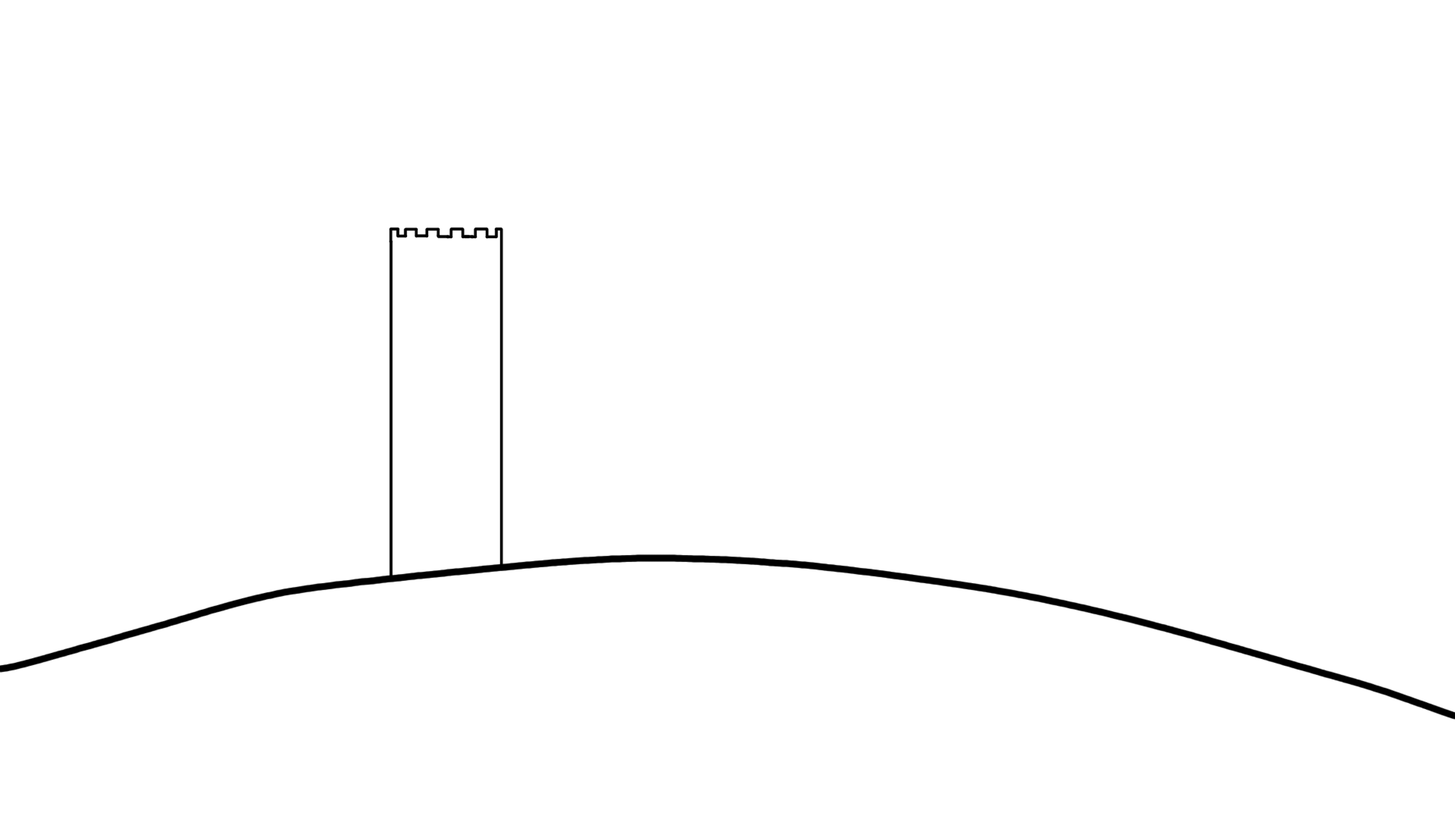
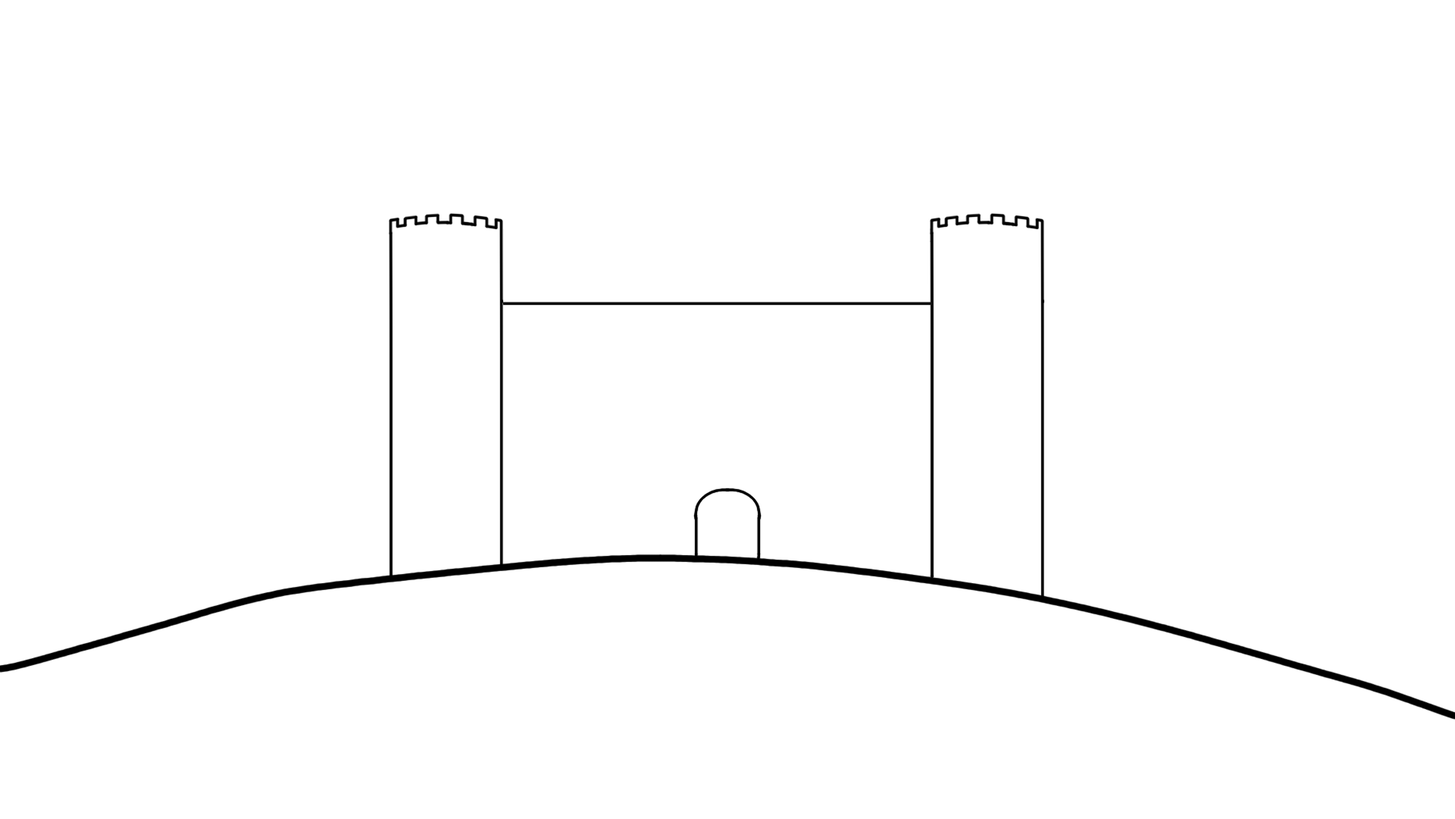
Layered file, before and after one edit (w=1455, h=819). Changes by layer:
hid "Castle Ink", painted on it over <box>388,226,948,578</box>
added layer "Castle Ink copy" in group "Castle" over <box>388,212,1045,597</box>
